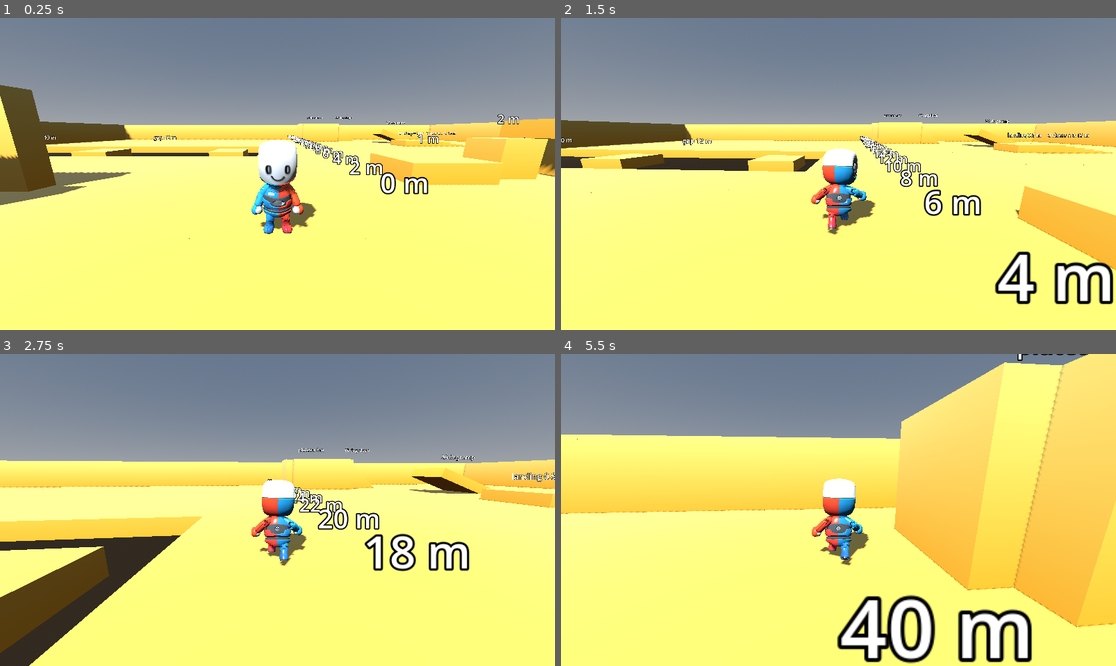
Above: before the commit, frames 1-4 (two rows, left to right).
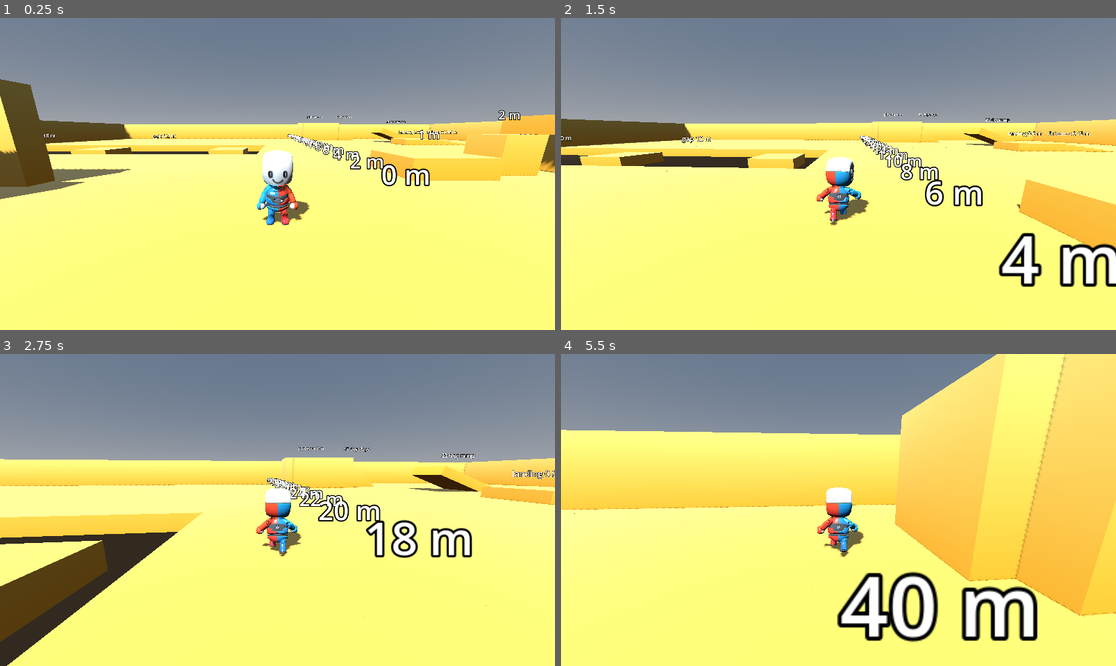
Above: after the commit, the same moments.

Repository: bistlaudio/Attimo
Game: Godot game, scene res://scenes/test/movement_gym.tscn
Two runs of this game, one before a commit and one after it. Both use one fixed random seed, a clock stepped at 60 frames per second and the inputs below.
Inputs (mouse positions are in pixels of both pictures, inside the frame that each line leads up to):
- Up to frame 1 (0.25 s): no input
- Up to frame 2 (1.5 s): tap Enter at 0.5 s; move the mouse to (866, 174) at 0.52 s; hold Right mouse button (aim) 0.53-1.28 s; hold W (move_forward) from 0.53 s (still down); click (866, 174) at 0.67 s; tap Space (jump) at 0.77 s; move the mouse to (810, 174) at 1.27 s; tap Middle mouse button (camera_recenter) at 1.35 s
- Up to frame 3 (2.75 s): keep holding W (move_forward); tap Space (jump) at 1.52 s; move the mouse to (288, 503) at 2.02 s; hold Shift (dash) from 2.03 s (still down)
- Up to frame 4 (5.5 s): keep holding W (move_forward); move the mouse to (832, 516) at 2.77 s; release Shift (dash) at 2.78 s; tap E (interact) at 2.85 s; click (832, 516) at 2.92 s; tap Space (jump) at 3.02, 3.77, 4.52 s; move the mouse to (877, 513) at 3.52 s; tap Mouse wheel down (module_next) at 3.6 s; move the mouse to (794, 506) at 4.27 s; tap Mouse wheel up (module_prev) at 4.35 s; move the mouse to (844, 510) at 5.02 s; click (844, 510) at 5.1 s

The runs differ from the first frame. In frame 1, 6.2% of the frame differs, in the area x 0-100%, y 19-71%; in frame 2, 9.0%; in frame 3, 9.1%; in frame 4, 11%, in the area x 0-100%, y 0-100%.

Commit message:
tune(character): Mannequin rig scaled to 0.8, camera pivot 1.2 m
The Mannequin read too big on screen. The scale sits on the Rig_Medium node
inside mannequin.tscn, so VisualRoot and the ProceduralPose transform stay
unscaled. Camera pivot follows the lower shoulder; the t5 test wall moves
closer so the downward-looking centre ray still hits it.

Co-Authored-By: Claude Opus 5.5 <noreply@anthropic.com>

Diff:
--- a/attimo/scenes/player/mannequin.tscn
+++ b/attimo/scenes/player/mannequin.tscn
@@ -6,6 +6,9 @@
 [ext_resource type="Script" path="res://scripts/player/aim_pose_modifier.gd" id="4_aim"]
 
 [node name="Mannequin" instance=ExtResource("1_glb")]
+
+[node name="Rig_Medium" parent="." index="0"]
+transform = Transform3D(0.8, 0, 0, 0, 0.8, 0, 0, 0, 0.8, 0, 0, 0)
 
 [node name="AnimationPlayer" type="AnimationPlayer" parent="." index="1"]
 libraries = {
--- a/attimo/scripts/camera/camera_rig.gd
+++ b/attimo/scripts/camera/camera_rig.gd
@@ -39,7 +39,7 @@
 ## Height of the follow pivot above the target origin in m: slightly above the shoulder joint (1.107 m on the Mannequin),
 ## the point the view centre looks at. Measured 2026-11-18; the plan rule (shoulder + 0.2 m) gives 1.3 m, 1.4 m keeps
 ## the standing character in the lower part of the screen.
-@export var pivot_height: float = 1.4
+@export var pivot_height: float = 1.2
 ## Horizontal follow rate in 1/s (exponential damping). Softened 2026-11-18 (developer: the hard lock felt odd).
 @export var follow_rate: float = 16.0
 ## Vertical follow rate in 1/s (exponential damping of the vertical lock, max_vertical_lag clamps what is left).
--- a/attimo/tests/smoke/test_aim_target.gd
+++ b/attimo/tests/smoke/test_aim_target.gd
@@ -108,7 +108,7 @@
 # the camera forward by the parallax and the solver still reaches it.
 func _scenario_wiring(tree: SceneTree, check: Callable) -> void:
 	await _begin(tree)
-	var wall: StaticBody3D = Fixtures.spawn_box(_floor.get_parent(), Vector3(20.0, 10.0, 1.0), Vector3(0.0, 5.0, -6.5))
+	var wall: StaticBody3D = Fixtures.spawn_box(_floor.get_parent(), Vector3(20.0, 10.0, 1.0), Vector3(0.0, 5.0, -4.0))
 	await Fixtures.wait_physics(tree, 2)
 	var modifier: AimPoseModifier = _player.get_node(MODIFIER_PATH) as AimPoseModifier
 	check.call(modifier != null, "(t5) the AimPoseModifier exists under the Mannequin skeleton")
